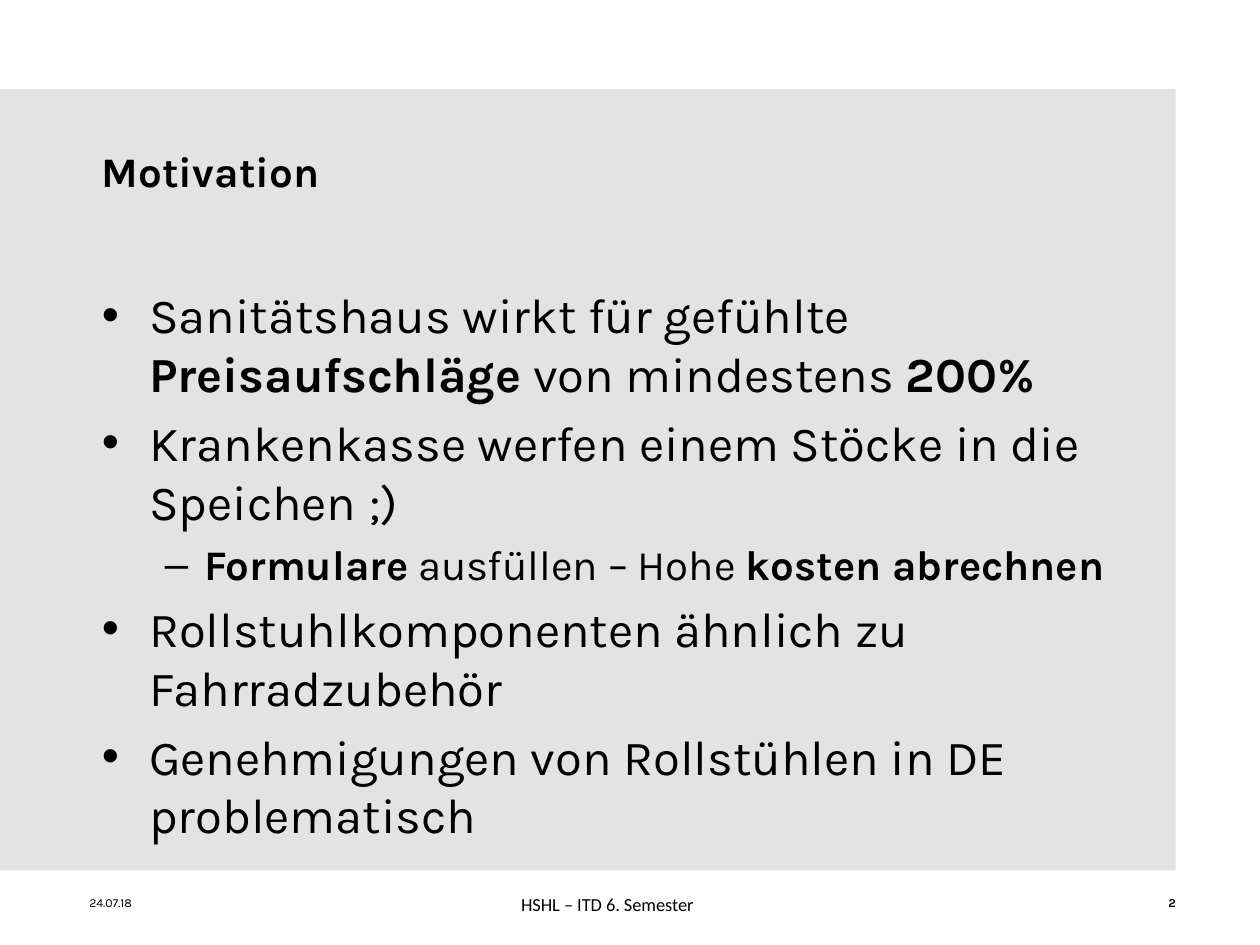
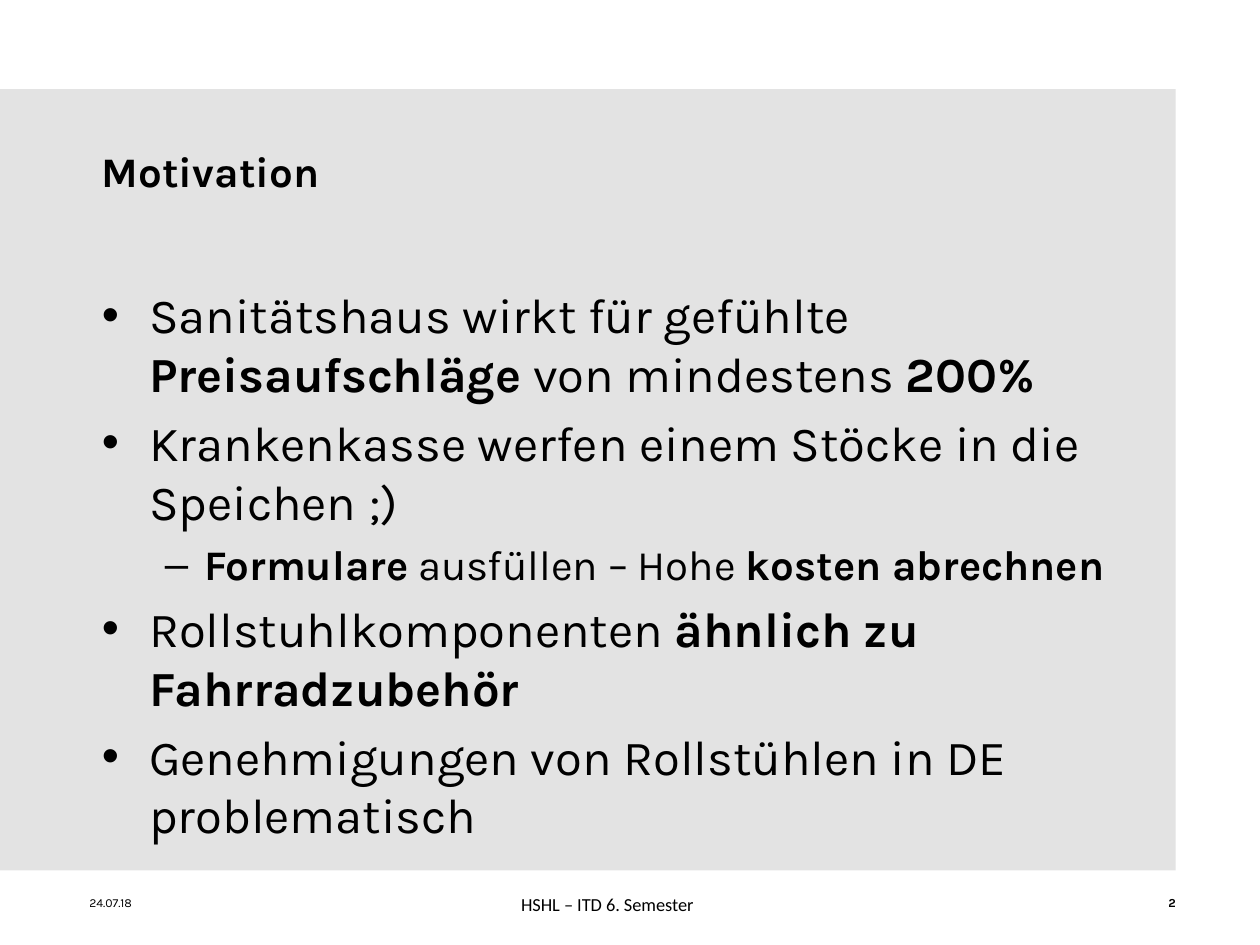
Before and after one commit to ChristineAgethen/Interaktionskonzept_Rollstuhl, a slide deck: slide 2 of Interaktionskonzept.pptx. Drawn at 1260x945 pixels with LibreOffice and Linux fonts; fonts in the diff are those of the drawing; background and template pictures are left out. Boxes give left, top, right and bottom in pixels: in the first picture for what was removed or moved away, otherwise in the second. Text is boxed around its words. In the diff, an @@ line names an element or a change of style, - is before the commit and + after.

```diff
--- a/Interaktionskonzept.pptx
+++ b/Interaktionskonzept.pptx
@@ text at <box>149,612,919,707</box>: bold on in "ähnlich zu Fahrradzubehör" @@
```
Also in this commit, not shown: 2 other slides changed, 6 slides added.
